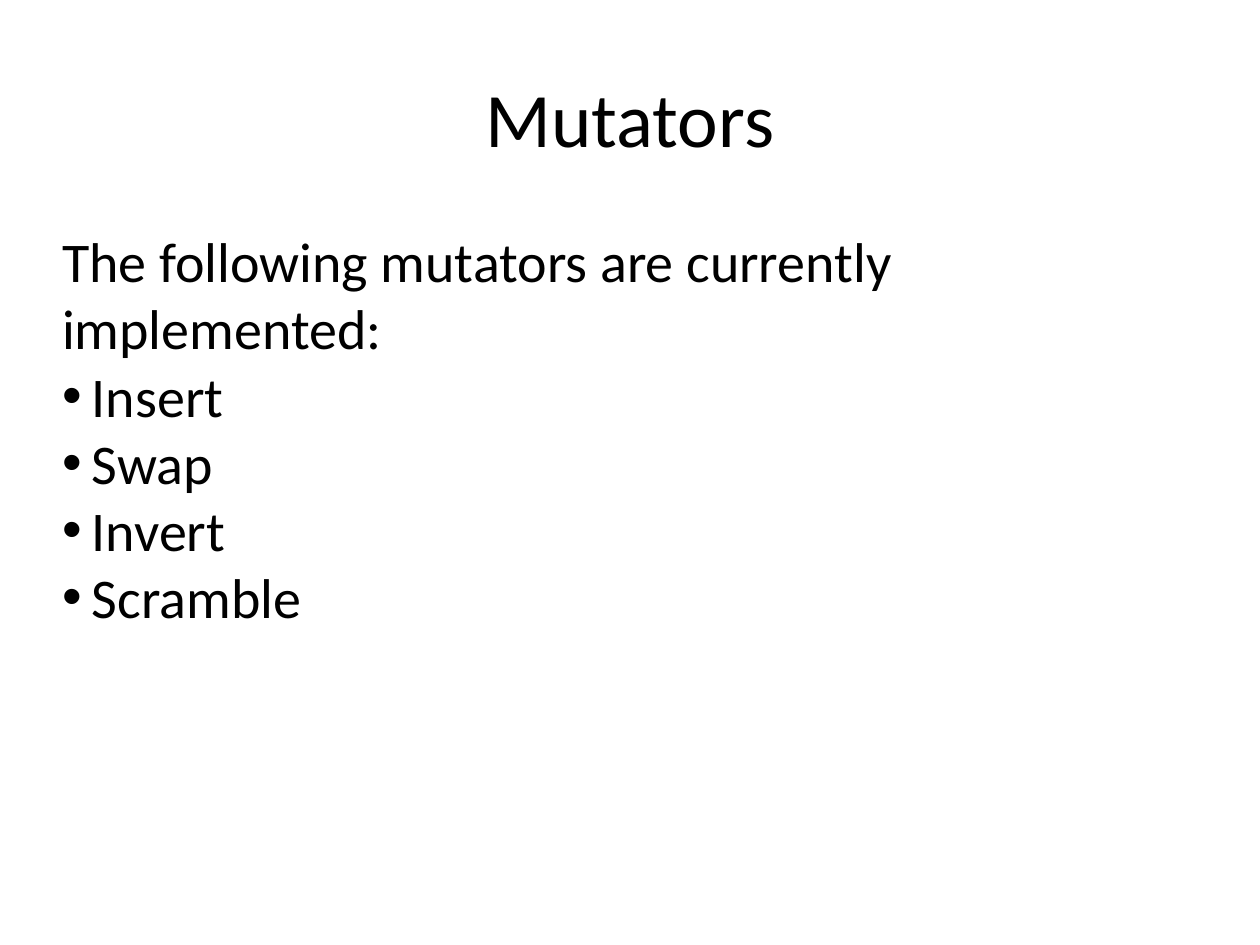
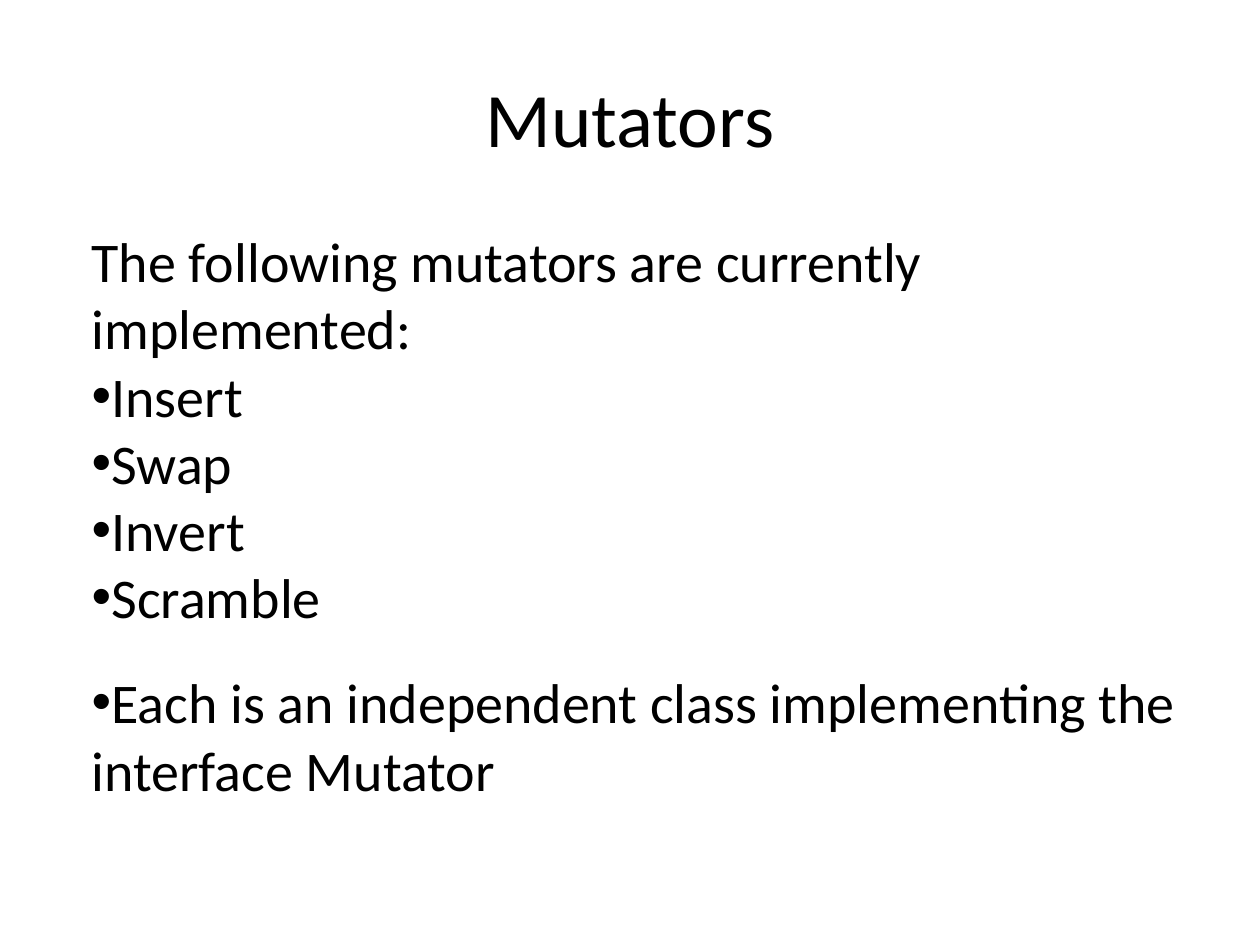
Before and after one commit to sresny/2014s2-EvolComp-assign1, a slide deck: slide 5 of Travelling Salesman Problem.pptx. Drawn at 1260x945 pixels with LibreOffice and Linux fonts; fonts in the diff are those of the drawing; background and template pictures are left out. Boxes give left, top, right and bottom in pixels: in the first picture for what was removed or moved away, otherwise in the second. Text is boxed around its words. In the diff, an @@ line names an element or a change of style, - is before the commit and + after.

```diff
--- a/Travelling Salesman Problem.pptx
+++ b/Travelling Salesman Problem.pptx
@@ text "The following mutators are currently ...": place and size @@
-text "The following mutators are currently ..." at bbox=[62, 243, 891, 619]
+text "The following mutators are currently ..." at bbox=[92, 243, 1175, 792]
@@ text at bbox=[92, 684, 1175, 792]: paragraph added @@
+• Each is an independent class implementing the interface Mutator
```
Also in this commit, not shown: 5 other slides changed, 1 slide added, 1 slide removed.
